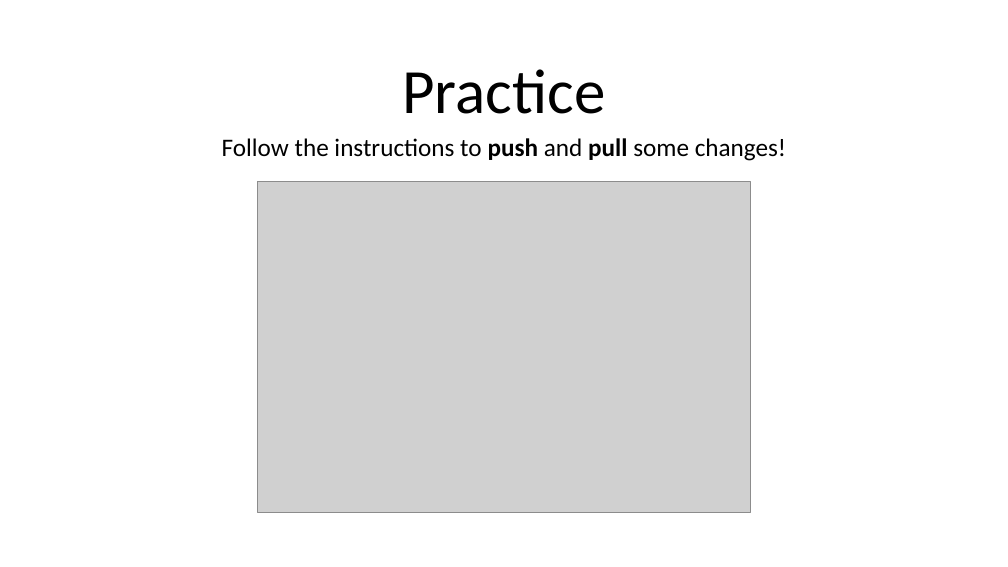
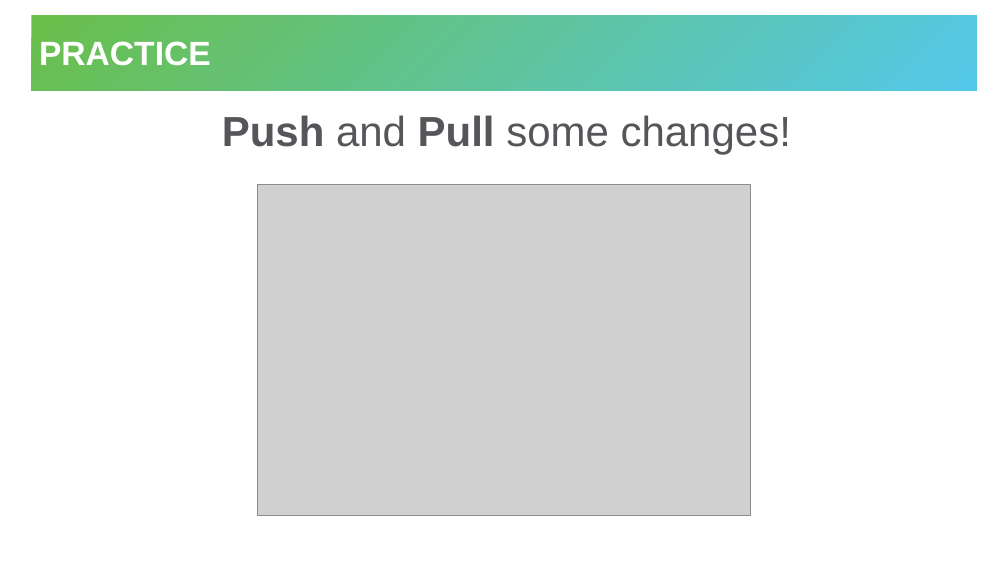
Before and after one commit to hytechclub/cs-102, a slide deck: slide 12 of Git/Intro/IntroductionToGitHub.pptx (slide 11 before the commit). Drawn at 1008x567 pixels with LibreOffice and Linux fonts; fonts in the diff are those of the drawing; grey boxes stand for pictures. Boxes give left, top, right and bottom in pixels: in the first picture for what was removed or moved away, otherwise in the second. Text is boxed around its words. In the diff, an @@ line names an element or a change of style, - is before the commit and + after.

```diff
--- a/Git/Intro/IntroductionToGitHub.pptx
+++ b/Git/Intro/IntroductionToGitHub.pptx
@@ title "PRACTICE": place and size @@
-title "PRACTICE" at bbox=[402, 69, 605, 114]
+title "PRACTICE" at bbox=[32, 15, 977, 91]
@@ title "PRACTICE" at bbox=[32, 15, 977, 91]: vertical alignment bottom to middle; fill none to gradient #6ABF4B to #54C8E8 @@
@@ title at bbox=[39, 41, 211, 66]: text changed; size 60 to 32 pt; font Calibri to Arial; text colour #000000 to #FFFFFF; bold on @@
-Practice
+PRACTICE
@@ text at bbox=[222, 115, 791, 154]: text changed; size 24 to 40 pt; font Calibri to Arial; text colour #000000 to #56565A @@
-Follow the instructions to push and pull some changes!
+Push and Pull some changes!
@@ picture: place and size @@
-picture at bbox=[258, 181, 750, 512]
+picture at bbox=[258, 185, 750, 516]
```
Also in this commit, not shown: 7 other slides changed, 4 slides added, 3 slides removed, 1 other file.
